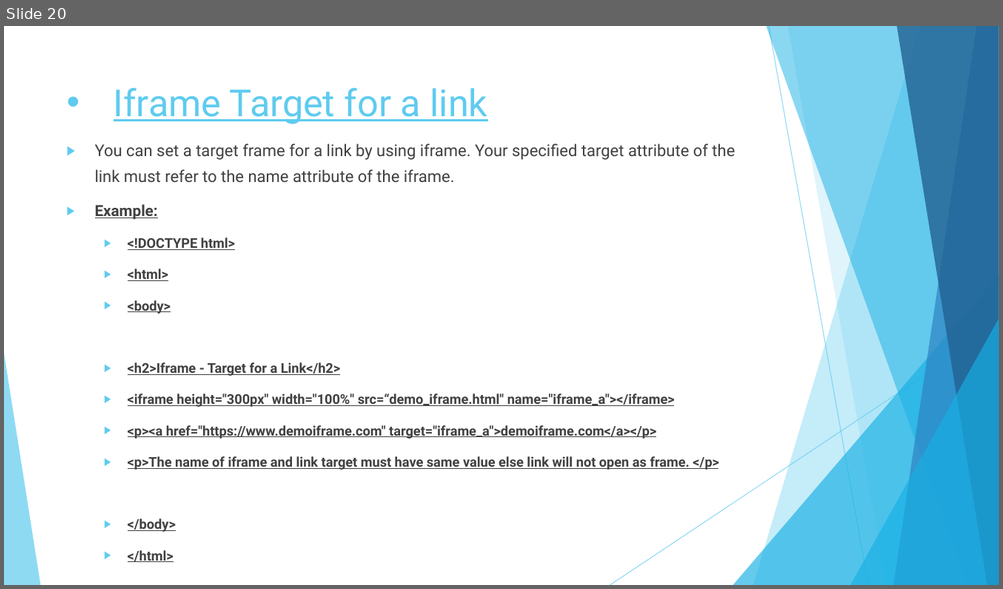
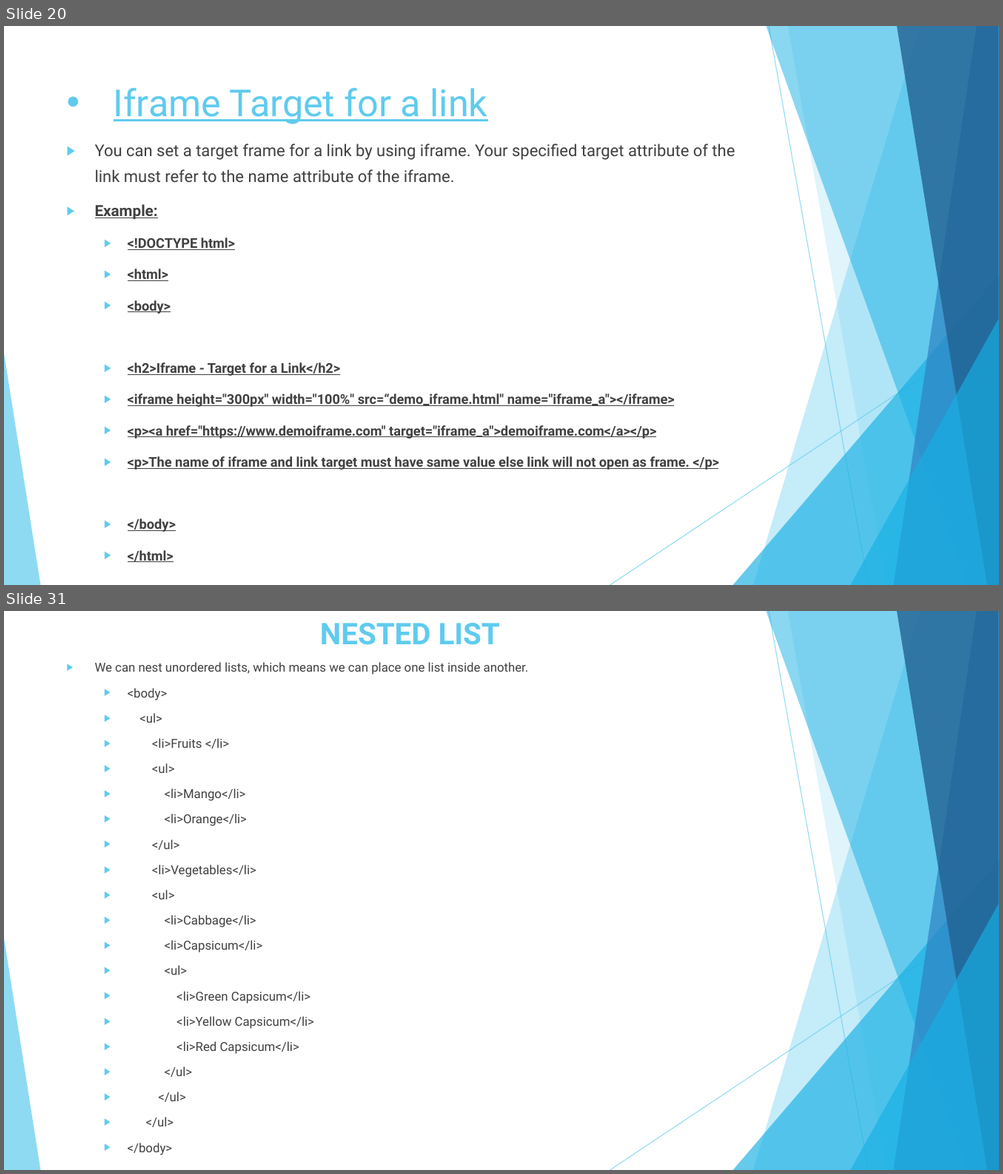
Before and after one commit to bhavikavasani/assignment_module1HTML, a slide deck: ASSIGNMENT.pptx. Shown one above the other, each under a label of ours: slide 20 before the commit, slides 20 and 31 after it; the slides between them are not shown. The pictures are 1003x589 and 1003x1174 pixels, drawn with LibreOffice and Linux fonts; fonts in the diff are those of the drawing. Boxes give left, top, right and bottom in pixels: in the first picture for what was removed or moved away, otherwise in the second. Text is boxed around its words. In the diff, an @@ line names an element or a change of style, - is before the commit and + after.

```diff
--- a/ASSIGNMENT.pptx
+++ b/ASSIGNMENT.pptx
@@ slide 31 added at bbox=[4, 611, 999, 1170], background #FFFFFF; not listed: 10 template elements that a slide beside it also shows @@
@@ title added at bbox=[320, 623, 500, 645], 28.8 pt, text #5FCBEF, bold @@
+NESTED LIST
@@ text added at bbox=[95, 662, 529, 1156], 12 pt, text #404040 @@
+▶ We can nest unordered lists, which means we can place one list inside another.
+  ▶ <body>
+  ▶ <ul>
+  ▶ <li>Fruits </li>
+  ▶ <ul>
+  ▶ <li>Mango</li>
+  ▶ <li>Orange</li>
+  ▶ </ul>
+  ▶ <li>Vegetables</li>
+  ▶ <ul>
+  ▶ <li>Cabbage</li>
+  ▶ <li>Capsicum</li>
+  ▶ <ul>
+  ▶ <li>Green Capsicum</li>
+  ▶ <li>Yellow Capsicum</li>
+  ▶ <li>Red Capsicum</li>
+  ▶ </ul>
+  ▶ </ul>
+  ▶ </ul>
+  ▶ </body>
```
Also in this commit, not shown: 1 slide changed, 27 other slides added.
